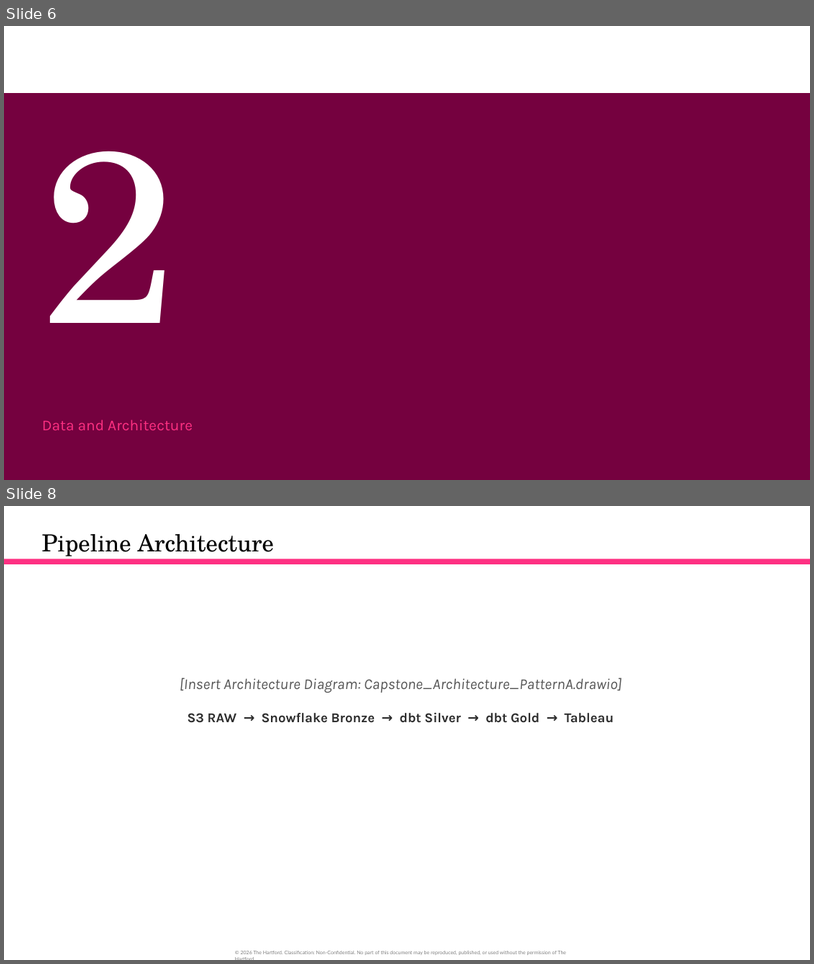
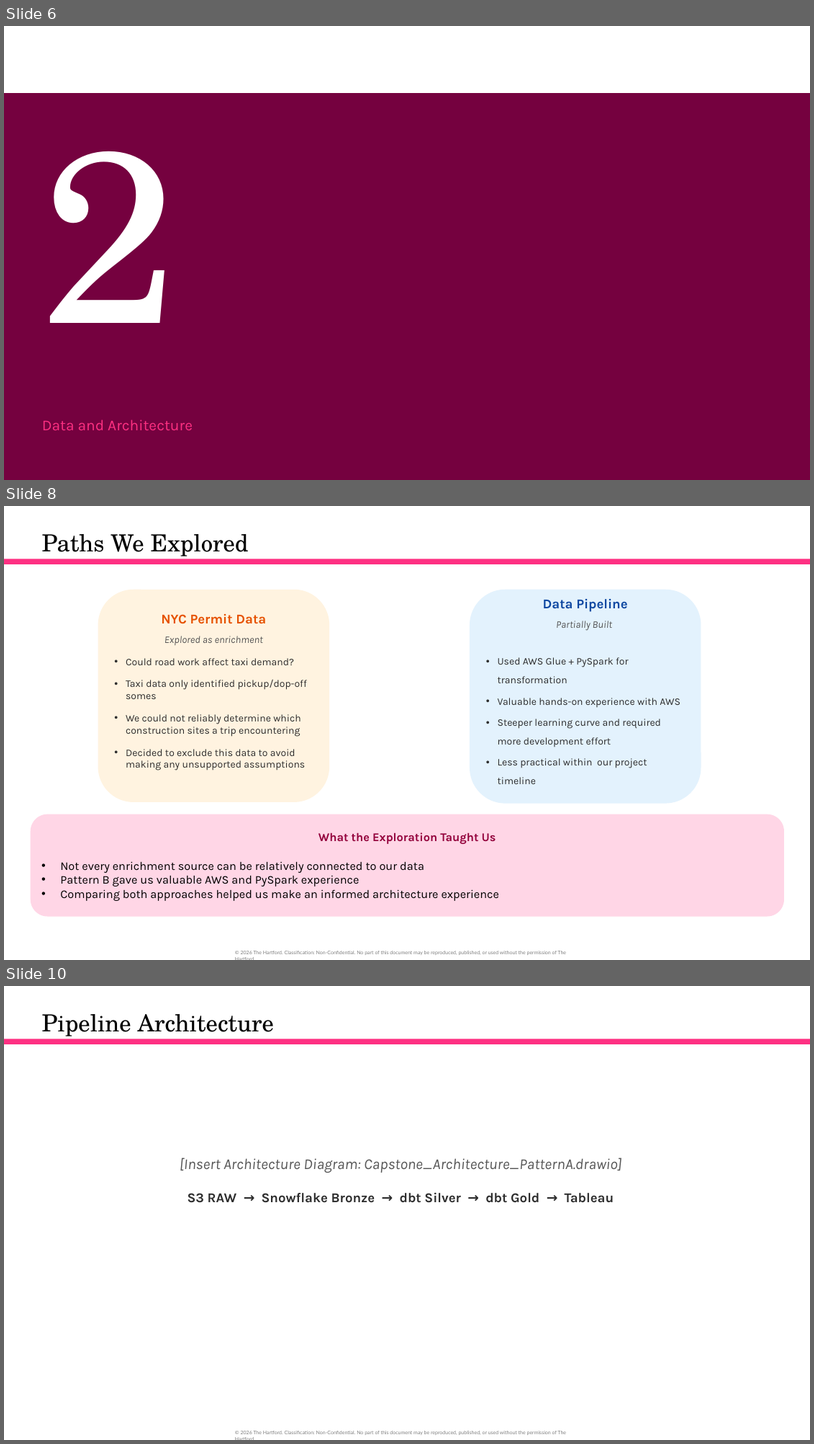
Before and after one commit to orlandojmarin/nyc-taxi-capstone, a slide deck: docs/Capstone_Presentation.pptx. Shown one above the other, each under a label of ours: slides 6 and 8 before the commit, slides 6, 8 and 10 after it; the slides between them are not shown. The pictures are 814x964 and 814x1444 pixels, drawn with LibreOffice and Linux fonts; fonts in the diff are those of the drawing. Boxes give left, top, right and bottom in pixels: in the first picture for what was removed or moved away, otherwise in the second. Text is boxed around its words. In the diff, an @@ line names an element or a change of style, - is before the commit and + after.

```diff
--- a/docs/Capstone_Presentation.pptx
+++ b/docs/Capstone_Presentation.pptx
@@ slide 8 added at <box>4,506,810,960</box>, background #FFFFFF; not listed: 1 template element that a slide beside it also shows @@
@@ title added at <box>42,534,249,559</box>, 28 pt, text #000000 @@
+Paths We Explored
@@ rectangle added at <box>4,559,810,564</box>, fill #FE3082 @@
@@ rounded rectangle added at <box>98,590,330,802</box>, fill #FFF3E0, 12 pt, text #2D2D2D @@
+NYC Permit Data
+Explored as enrichment
+• Could road work affect taxi demand?
+• Taxi data only identified pickup/dop-off somes
+• We could not reliably determine which construction sites a trip encountering
+• Decided to exclude this data to avoid making any unsupported assumptions
@@ rounded rectangle added at <box>470,590,702,803</box>, fill #E3F2FD, 12 pt, text #2D2D2D @@
+Data Pipeline
+Partially Built
+• Used AWS Glue + PySpark for transformation
+• Valuable hands-on experience with AWS
+• Steeper learning curve and required more development effort
+• Less practical within our project timeline
@@ rounded rectangle added at <box>31,814,785,916</box>, fill #FFD6E6, 14 pt, text #000000 @@
+What the Exploration Taught Us
+• Not every enrichment source can be relatively connected to our data
+• Pattern B gave us valuable AWS and PySpark experience
+• Comparing both approaches helped us make an informed architecture experience
@@ what was slide 8 is now slide 10 @@
```
Also in this commit, not shown: 9 slides changed, 6 other slides added, 2 slides removed, 3 other files.
